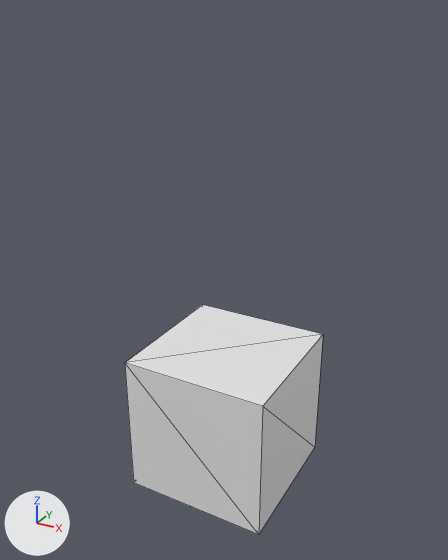
Two versions of the glTF model model/untitled.gltf, one commit apart.
Before and after are seen from a 50 mm lens placed at (3.53, -6.54, 5.27), pointed at (-0.04, -0.04, 2.02). Arrows for +X, +Y and +Z are at lower left; the lights stay in place. Mesh edges are drawn as thin lines. Where no turn or scale is listed for an object, it has been applied to the vertices. Vertices at the same position are counted once.
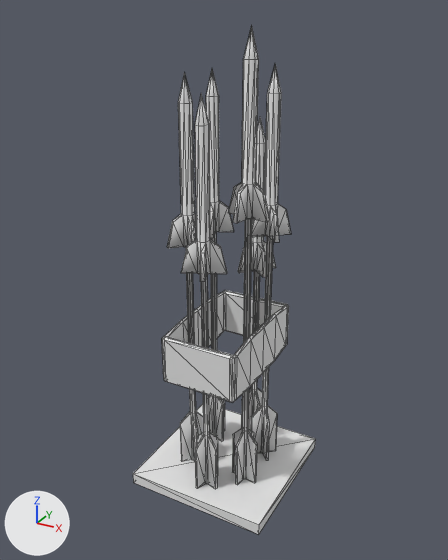
The newer file is also rescaled (x12.0), turned or shifted as a whole; pictures and numbers use the older file's frame.

Edits to the bpy script that builds the scene:
```text
Change me_cube:
    used by ob_cube; location = (0.0, 0.0, 0.0)
    remove me_cube.from_pydata(...)  # 8 vertices, 12 faces; spans x -1.0..1.0, y -1.0..1.0, z -1.0..1.0
    remove me_cube.materials.append(mat_material)  # white #e7e7e7
    add me_cube.from_pydata(...)  # 8 vertices, 12 faces; spans x -1.0..1.0, y -1.0..1.0, z -1.0..-0.83
    me_cube part 1
    4 vertices are removed from x -1.0..1.0, y -1.0..1.0, z 1.0
    10 faces are deleted
    4 vertices are added at (-1.0, -1.0, -0.83), (-1.0, 1.0, -0.83), (1.0, -1.0, -0.83), (1.0, 1.0, -0.83)
    10 new faces join them
Add me_cube_002:
    me_cube_002.from_pydata(...)  # 116 vertices, 232 faces; spans x -0.69..0.36, y -0.84..0.84, z -0.38..0.38
Add me_cylinder_005:
    me_cylinder_005.from_pydata(...)  # 83 vertices, 167 faces; spans x -3.2..3.2, y -3.2..3.2, z -58.3..5.0
Add me_cylinder_004:
    me_cylinder_004.from_pydata(...)  # 83 vertices, 167 faces; spans x -3.2..3.2, y -3.2..3.2, z -60.3..5.0
Add me_cylinder_003:
    me_cylinder_003.from_pydata(...)  # 83 vertices, 167 faces; spans x -3.2..3.2, y -3.2..3.2, z -66.3..5.0
Add me_cylinder_002:
    me_cylinder_002.from_pydata(...)  # 83 vertices, 167 faces; spans x -0.22..0.22, y -0.22..0.22, z -5.11..0.42
Add me_cylinder_001:
    me_cylinder_001.from_pydata(...)  # 83 vertices, 167 faces; spans x -0.26..0.26, y -0.26..0.26, z -5.03..0.42
Add me_cylinder:
    me_cylinder.from_pydata(...)  # 83 vertices, 167 faces; spans x -0.23..0.23, y -0.23..0.23, z -4.44..0.42
Add ob_cube_001:
    ob_cube_001 = bpy.data.objects.new('Cube.001', me_cube_002)
    ob_cube_001.location = (0.17, -0.01, 1.11)
Add ob_cylinder_005:
    ob_cylinder_005 = bpy.data.objects.new('Cylinder.005', me_cylinder_005)
    ob_cylinder_005.location = (0.01, -0.63, 4.02)
    ob_cylinder_005.rotation_euler = (3.142, 0.0, -1.493)  # degrees (180, 0, -86)
    ob_cylinder_005.scale = (-0.0833, -0.0833, -0.0833)
Add ob_cylinder_004:
    ob_cylinder_004 = bpy.data.objects.new('Cylinder.004', me_cylinder_004)
    ob_cylinder_004.location = (-0.41, -0.3, 4.19)
    ob_cylinder_004.rotation_euler = (0.0, 3.142, -1.134)  # degrees (0, 180, -65)
    ob_cylinder_004.scale = (-0.0833, -0.0833, -0.0833)
Add ob_cylinder_003:
    ob_cylinder_003 = bpy.data.objects.new('Cylinder.003', me_cylinder_003)
    ob_cylinder_003.location = (0.42, -0.3, 4.69)
    ob_cylinder_003.rotation_euler = (3.142, 0.0, 1.037)  # degrees (180, 0, 59)
    ob_cylinder_003.scale = (-0.0833, -0.0833, -0.0833)
Add ob_cylinder_002:
    ob_cylinder_002 = bpy.data.objects.new('Cylinder.002', me_cylinder_002)
    ob_cylinder_002.location = (0.42, 0.33, 4.27)
Add ob_cylinder_001:
    ob_cylinder_001 = bpy.data.objects.new('Cylinder.001', me_cylinder_001)
    ob_cylinder_001.location = (-0.41, 0.33, 4.19)
Add ob_cylinder:
    ob_cylinder = bpy.data.objects.new('Cylinder', me_cylinder)
    ob_cylinder.location = (0.09, 0.66, 3.61)
```

Pixel boxes [x1, y1, x2, y2] of what changed, in the pictures (448 x 560 px):
'Cube', reshaped (8% narrower, 43% shorter): before [125, 305, 323, 534]; after [133, 404, 315, 534]
'Cube.001', added: after [162, 290, 289, 403]
'Cylinder.003', added: after [228, 25, 270, 485]
'Cylinder.005', added: after [181, 93, 227, 489]
'Cylinder.002', added: after [251, 64, 291, 460]
'Cylinder.004', added: after [167, 72, 203, 462]
'Cylinder.001', added: after [206, 69, 234, 441]
'Cylinder', added: after [238, 117, 276, 430]
